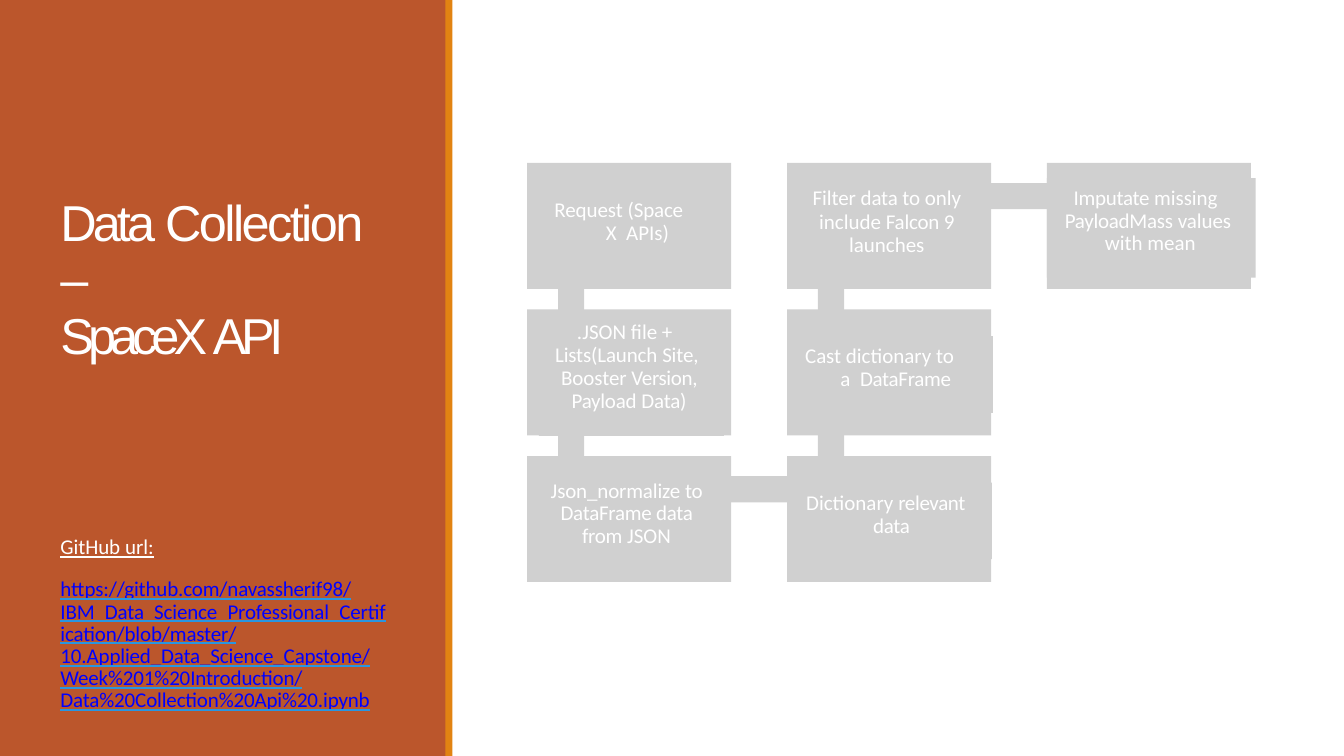
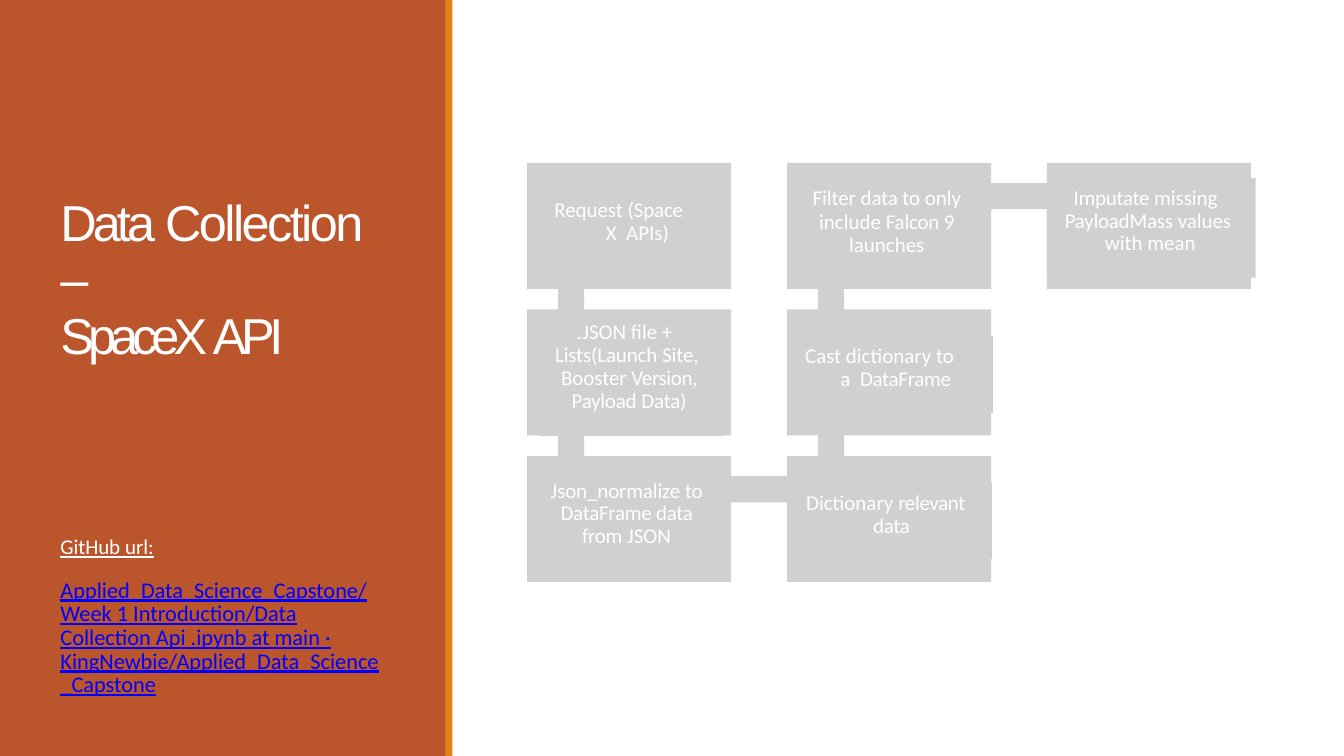
Before and after one commit to KingNewbie/Applied_Data_Science_Capstone, a slide deck: slide 8 of Week 5 Present Your Data-Driven Insights/Data Science Journey.pptx. Drawn at 1344x756 pixels with LibreOffice and Linux fonts; fonts in the diff are those of the drawing; grey boxes stand for pictures. Boxes give left, top, right and bottom in pixels: in the first picture for what was removed or moved away, otherwise in the second. Text is boxed around its words. In the diff, an @@ line names an element or a change of style, - is before the commit and + after.

```diff
--- a/Week 5 Present Your Data-Driven Insights/Data Science Journey.pptx
+++ b/Week 5 Present Your Data-Driven Insights/Data Science Journey.pptx
@@ text at bbox=[60, 582, 378, 696]: text changed; size 15 to 16 pt @@
-https://github.com/navassherif98/IBM_Data_Science_Professional_Certification/blob/master/10.Applied_Data_Science_Capstone/Week%201%20Introduction/Data%20Collection%20Api%20.ipynb
+Applied_Data_Science_Capstone/Week 1 Introduction/Data Collection Api .ipynb at main · KingNewbie/Applied_Data_Science_Capstone
```
Also in this commit, not shown: 7 other slides changed.
